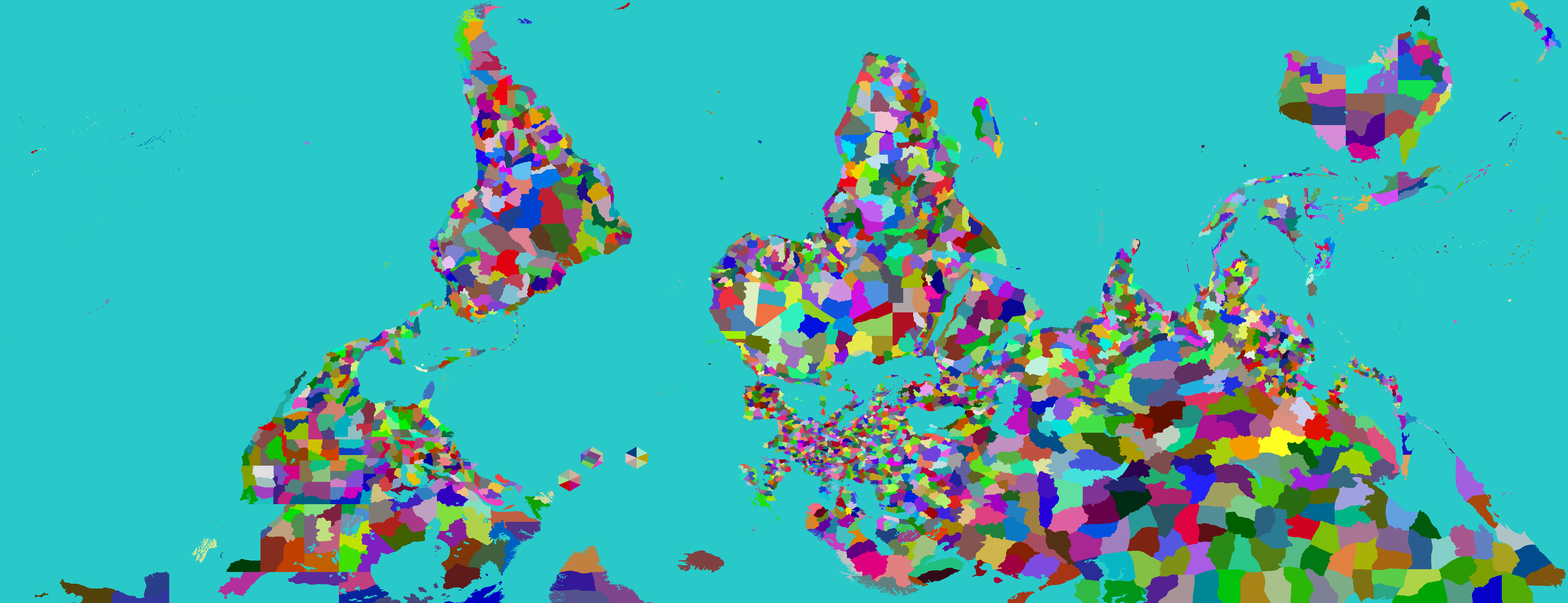
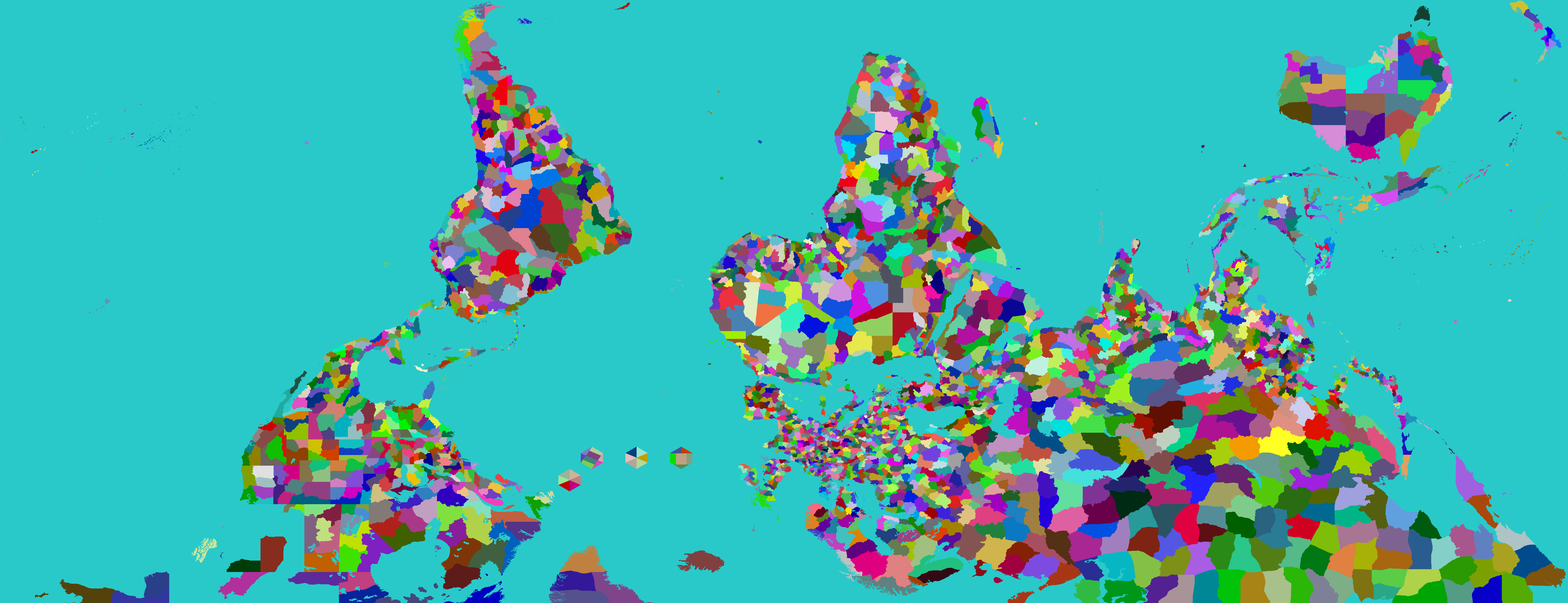
The second (1568, 603) image is a revision of the first. Changes to its layers:
painted on "Provinces" over 260, 446, 693, 573
